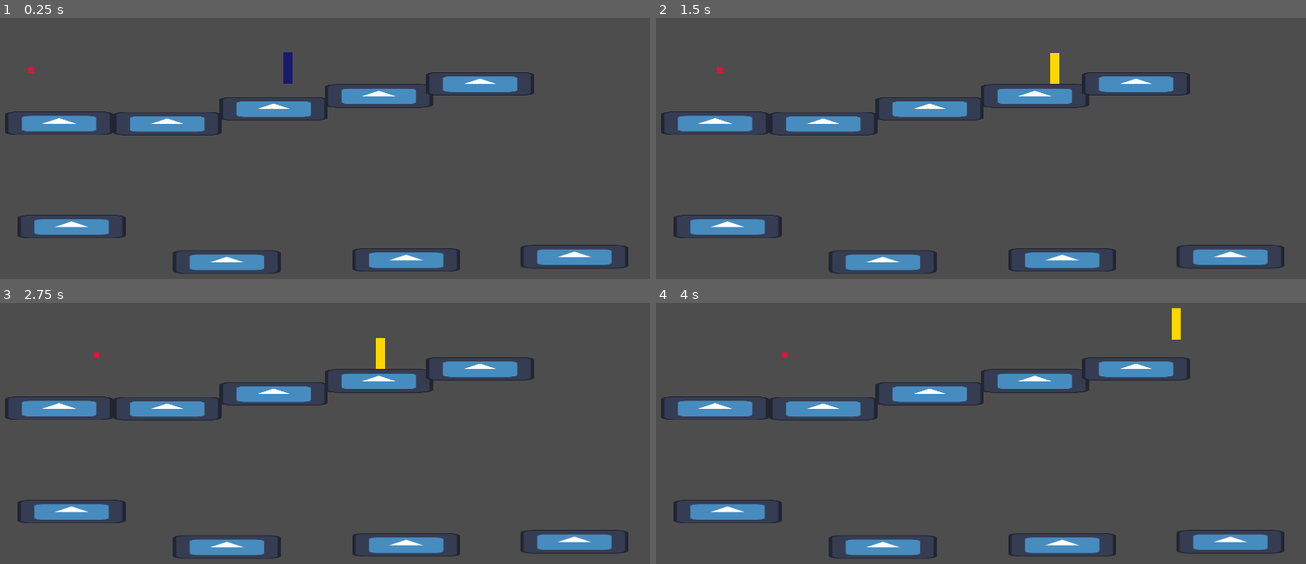
Above: before the commit, frames 1-4 (two rows, left to right).
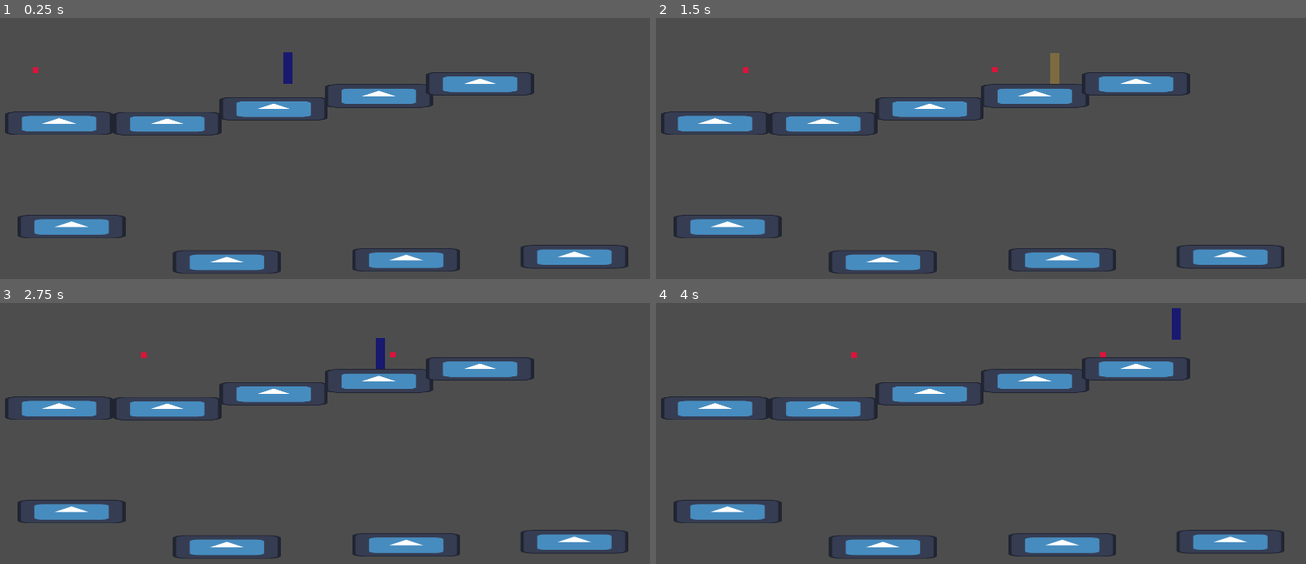
Above: after the commit, the same moments.

Repository: themcgurkfiles/Callstacker
Game: Godot game, scene res://levels/testlevel.tscn
Two runs of this game, one before a commit and one after it. Both use one fixed random seed, a clock stepped at 60 frames per second and the inputs below. The engine's default icon, where the game draws it, is replaced by a stand-in: a white triangle on a blue panel in a dark square.
Inputs:
- Up to frame 1 (0.25 s): no input
- Up to frame 2 (1.5 s): tap Enter at 0.5 s; hold D (p_right) from 0.53 s (still down); tap S (p_act) at 0.6, 1.35 s; tap Space (p_jump) at 0.77 s
- Up to frame 3 (2.75 s): tap Space (p_jump) at 1.52 s; release D (p_right) at 2.03 s; hold A (p_left) from 2.03 s (still down); tap S (p_act) at 2.1 s
- Up to frame 4 (4 s): release A (p_left) at 2.78 s; hold D (p_right) from 2.78 s (still down); tap S (p_act) at 2.85, 3.6 s; tap Space (p_jump) at 3.02, 3.77 s

The runs differ from the first frame. In frame 1, less than 0.1% of the frame differs, in the area x 4-6%, y 18-22%; in frame 2, 0.2%; in frame 3, 0.2%; in frame 4, 0.2%, in the area x 19-81%, y 1-22%.

Commit message:
Player can fire bullet and it lerps between colors

Diff:
--- a/actors/bullet/bullet.gd
+++ b/actors/bullet/bullet.gd
@@ -1,12 +1,13 @@
 extends Area2D
 
-var speed = 75
-@export var Shooter : Node2D
+# Represents what fired the bullet; changes with parry
+@export var currOwner : Node2D
+var speed = 125
 
 func _physics_process(delta):
 	position += transform.x * speed * delta
 
 func _on_body_entered(body: Node2D) -> void:
-	queue_free()
-	if body != Shooter and body.is_in_group("mob"):
+	if body != currOwner and body.is_in_group("mob"):
+		queue_free()
 		body.queue_free()
--- a/actors/player/player.gd
+++ b/actors/player/player.gd
@@ -2,6 +2,8 @@
 
 @onready var playerColorRect = $ColorRect
 @onready var playerCollider = $CollisionShape2D
+
+@export var Bullet : PackedScene
 
 # States for the player to undergo based on actions
 enum GameState { IDLE, MOVING, AIRMOVING }
@@ -12,7 +14,7 @@
 var LevelActions := [Actions.NONE]
 var last_used_action
 
-var original_color := Color.MIDNIGHT_BLUE
+var original_color : Color
 
 # Basic 2D character movement
 const SPEED = 350.0
@@ -27,12 +29,12 @@
 
 	# Sets starting player color
 	if playerColorRect:
-		playerColorRect.color = original_color
+		original_color = playerColorRect.color
 
 func _ready() -> void:
 	# Sets starting player color (primarily for start of game)
 	if playerColorRect:
-		playerColorRect.color = original_color
+		original_color = playerColorRect.color
 
 func jump_curve_grav(vel: Vector2):
 	if vel.y < 0:
@@ -69,7 +71,7 @@
 		current_state = GameState.IDLE
 
 	move_and_slide()
-
+	playerColorRect.color = lerp(playerColorRect.color, original_color, 0.1)
 	# print(current_state)
 
 func process_action() -> void:
@@ -81,6 +83,10 @@
 		Actions.FIREPROJ:
 			print("FIREPROJ ACTION")
 			playerColorRect.color = Color.CRIMSON
+			var b = Bullet.instantiate()
+			b.currOwner = self
+			owner.add_child(b)
+			b.transform = $Muzzle.global_transform
 		Actions.PARRY:
 			print("PARRY ACTION")
 			playerColorRect.color = Color.GOLD
--- a/actors/player/player.tscn
+++ b/actors/player/player.tscn
@@ -1,12 +1,14 @@
-[gd_scene load_steps=3 format=3 uid="uid://dj2ajxk4i5m25"]
+[gd_scene load_steps=4 format=3 uid="uid://dj2ajxk4i5m25"]
 
 [ext_resource type="Script" uid="uid://dyo4trb8ynn4j" path="res://actors/player/player.gd" id="1_nvxhs"]
+[ext_resource type="PackedScene" uid="uid://b11wl1b6c4xqt" path="res://actors/bullet/bullet.tscn" id="2_ilk7j"]
 
 [sub_resource type="RectangleShape2D" id="RectangleShape2D_cp522"]
 size = Vector2(26, 90)
 
 [node name="Player" type="CharacterBody2D" groups=["mob"]]
 script = ExtResource("1_nvxhs")
+Bullet = ExtResource("2_ilk7j")
 
 [node name="CollisionShape2D" type="CollisionShape2D" parent="."]
 shape = SubResource("RectangleShape2D_cp522")
@@ -16,5 +18,8 @@
 offset_top = -45.0
 offset_right = 13.0
 offset_bottom = 45.0
-color = Color(0.862745, 0.0784314, 0.235294, 1)
+color = Color(0.098, 0.098, 0.439, 1)
 metadata/_edit_use_anchors_ = true
+
+[node name="Muzzle" type="Node2D" parent="."]
+position = Vector2(16, -34)
